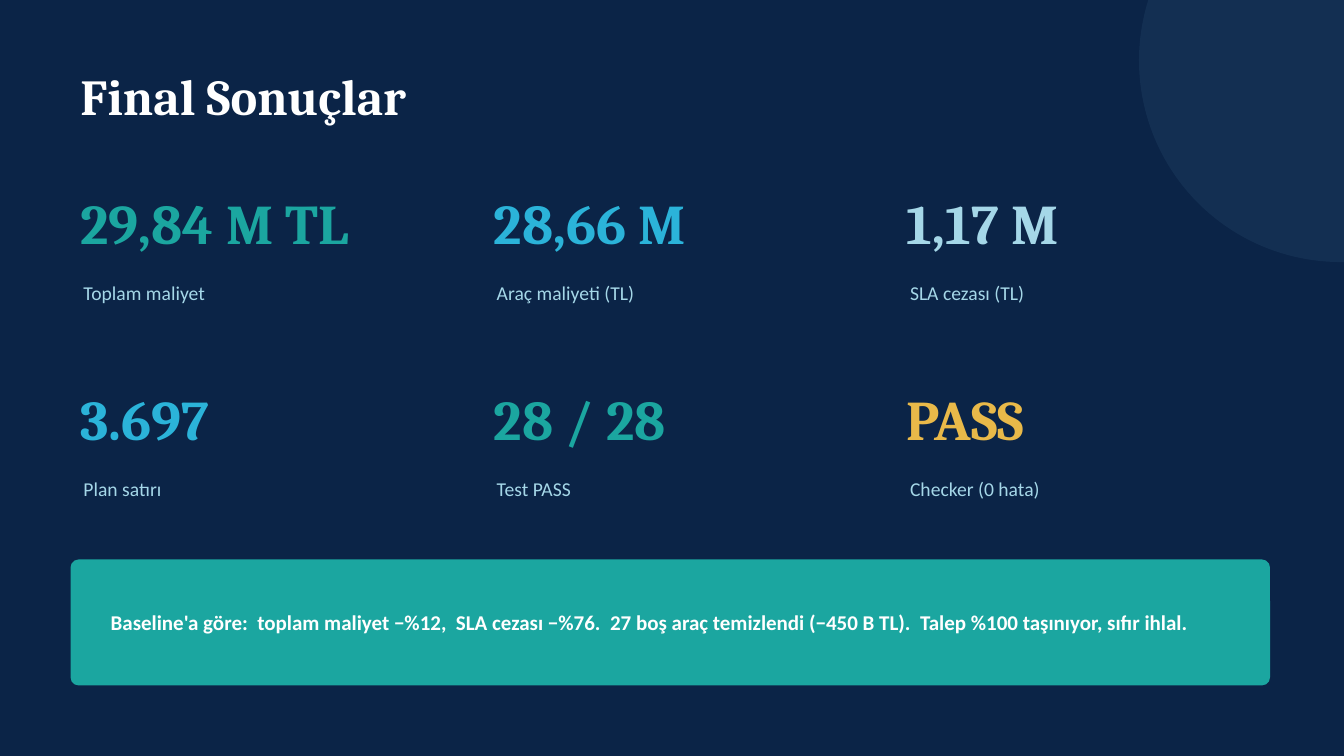
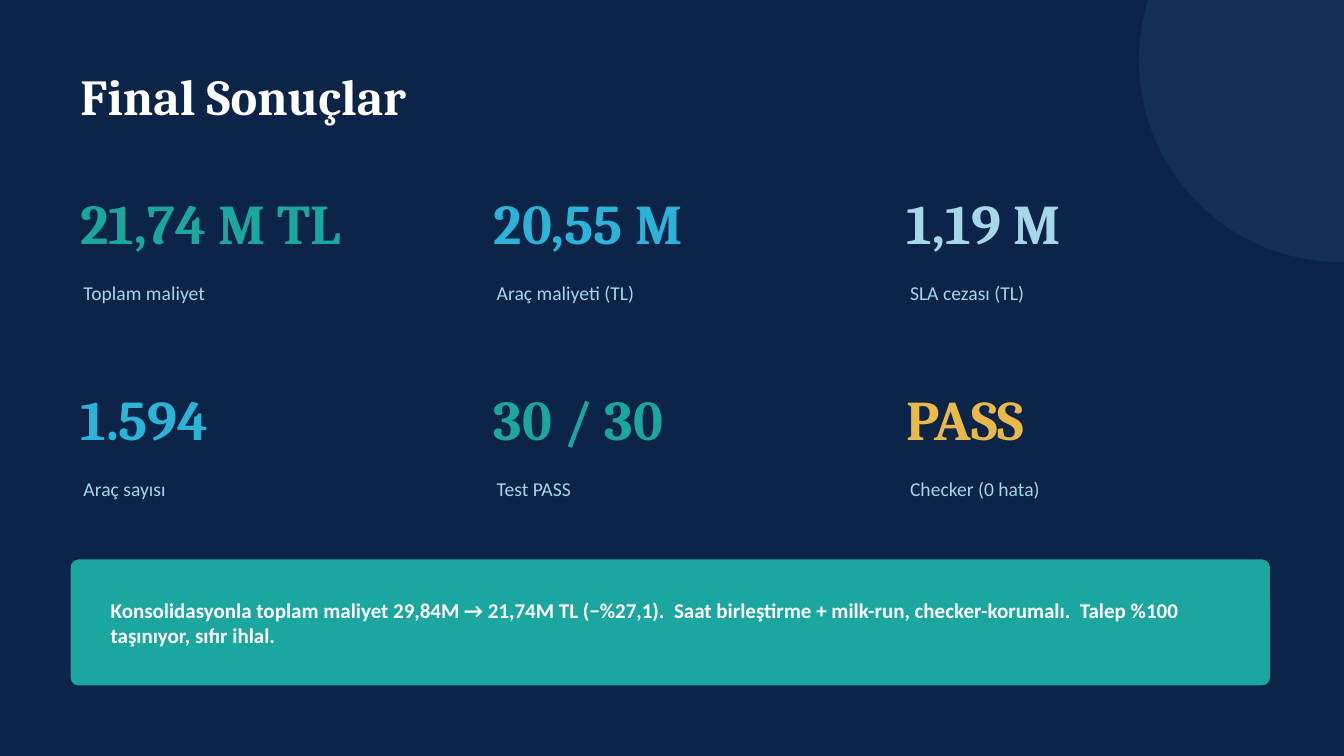
Before and after one commit to dildasoftware/LoadIQ-LojistikOptimizasyonTeknofest26, a slide deck: slide 9 of stage2_gelismis_cozum/teslim/LoadIQ_Sunum.pptx. Drawn at 1344x756 pixels with LibreOffice and Linux fonts; fonts in the diff are those of the drawing. Boxes give left, top, right and bottom in pixels: in the first picture for what was removed or moved away, otherwise in the second. Text is boxed around its words. In the diff, an @@ line names an element or a change of style, - is before the commit and + after.

```diff
--- a/stage2_gelismis_cozum/teslim/LoadIQ_Sunum.pptx
+++ b/stage2_gelismis_cozum/teslim/LoadIQ_Sunum.pptx
@@ text at (80,206,341,252): text changed @@
-29,84 M TL
+21,74 M TL
@@ text at (494,206,682,252): text changed @@
-28,66 M
+20,55 M
@@ text at (907,206,1060,252): text changed @@
-1,17 M
+1,19 M
@@ text at (80,402,208,441): text changed @@
-3.697
+1.594
@@ text at (494,402,663,441): text changed @@
-28 / 28
+30 / 30
@@ text at (83,483,165,500): text changed @@
-Plan satırı
+Araç sayısı
@@ text at (111,602,1178,647): text changed @@
-Baseline'a göre: toplam maliyet −%12, SLA cezası −%76. 27 boş araç temizlendi (−450 B TL). Talep %100 taşınıyor, sıfır ihlal.
+Konsolidasyonla toplam maliyet 29,84M → 21,74M TL (−%27,1). Saat birleştirme + milk-run, checker-korumalı. Talep %100 taşınıyor, sıfır ihlal.
```
Also in this commit, not shown: 19 other files.
